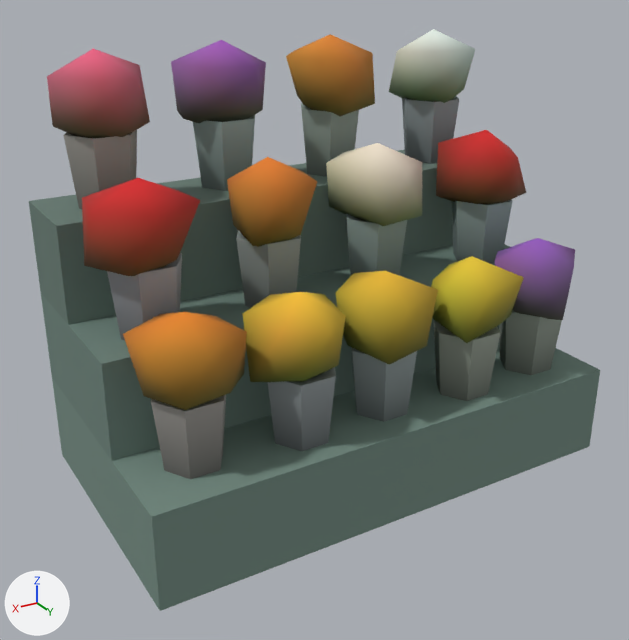
What one commit did to the glTF model games/yorimichi/assets/belmonte/meshes/SM_BM_BP_FlowerStand.glb.
One viewpoint serves both versions: a 50 mm camera at (1.38, 2.22, 1.62) aimed at (0.07, 0.03, 0.52). Arrows for +X, +Y and +Z are at lower left; the lights stay in place. The first picture is the older version. Vertices at exactly the same position are counted once.

In view in the first picture: 'SM_BM_BP_FlowerStand'.
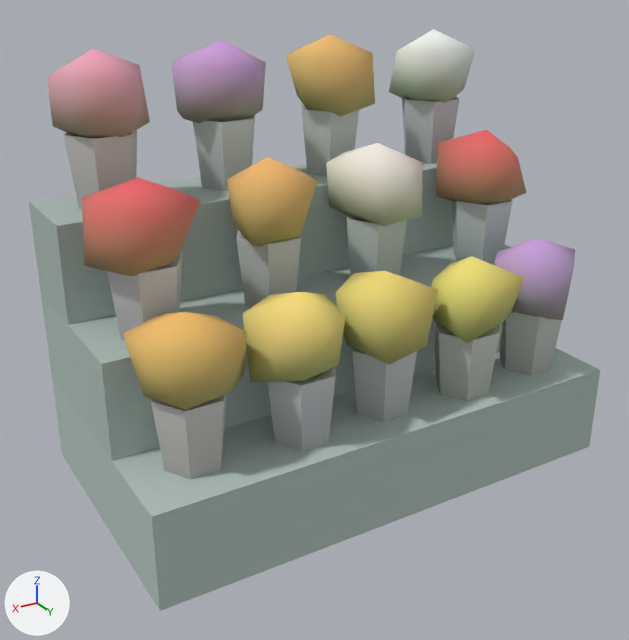
Boxes [x1, y1, x2, y2] around the edits, measured in the pictures (629 x 640 px):
part 1 of me_sm_bp_flowerstand, recoloured (lighter)
    both: [29, 30, 600, 611]

Edits to the bpy script that builds the scene:
```text
Change me_sm_bp_flowerstand:
    where me_sm_bp_flowerstand.from_pydata(...)  # 371 vertices, 576 faces; spans x -0.8..0.8, y -0.46..0.45, z 0.0..1.35
    used by ob_sm_bm_bp_flowerstand; location = (0.0, 0.0, 0.0)
    me_sm_bp_flowerstand part 1: 576 faces centred in x -0.8..0.8, y -0.45..0.45, z 0.1..1.31 are repainted in the vertex colours, in many colours
```
